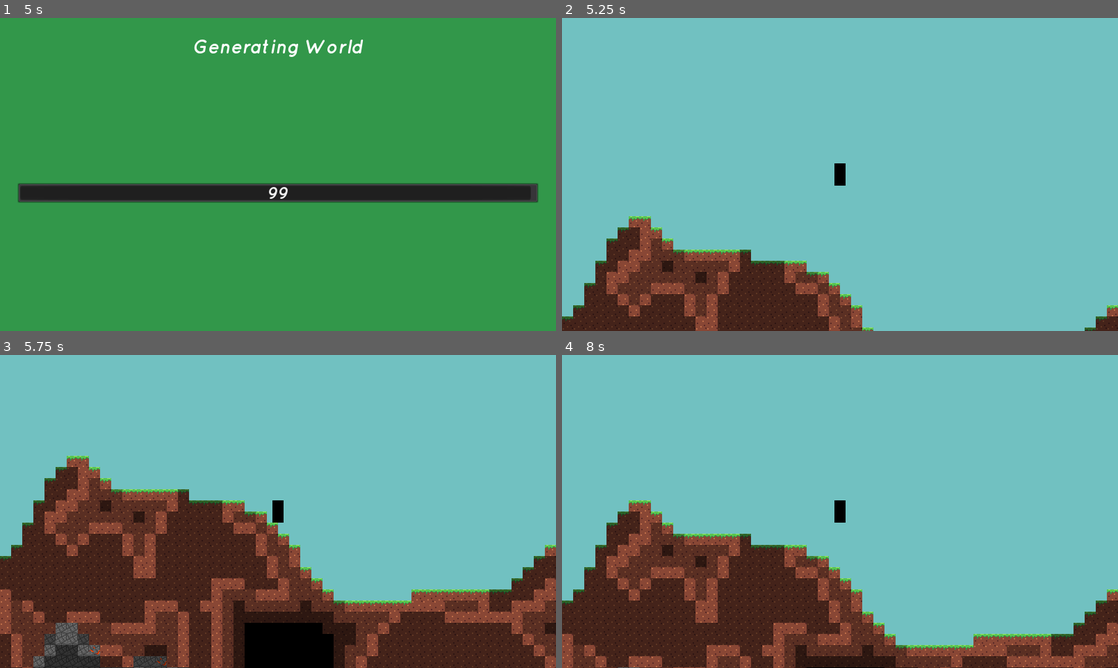
Above: before the commit, frames 1-4 (two rows, left to right).
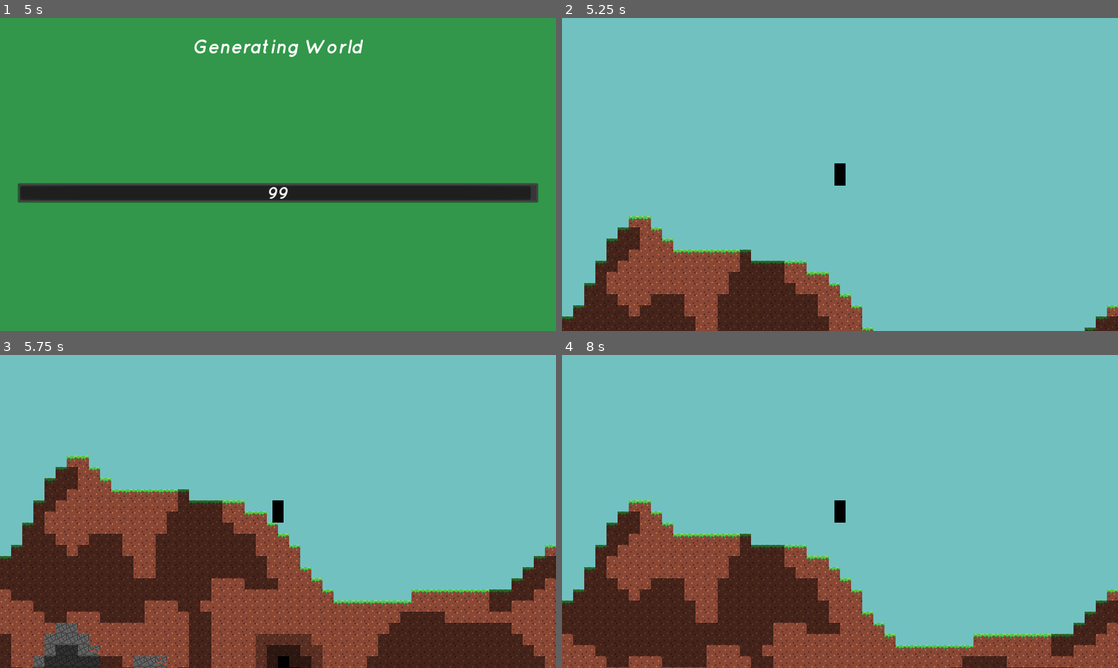
Above: after the commit, the same moments.

Repository: Kerbalistic-coder/Lareata
Game: Godot game, scene res://World/World.tscn
Two runs of this game, one before a commit and one after it. Both use one fixed random seed, a clock stepped at 60 frames per second and the inputs below.
Inputs (mouse positions are in pixels of both pictures, inside the frame that each line leads up to):
- Up to frame 1 (5 s): click "New Game" at 0.5 s; move the mouse to (400, 158) at 1.27 s; move the mouse to (166, 190) at 2.02 s; move the mouse to (333, 105) at 2.77 s; move the mouse to (250, 237) at 3.52 s; move the mouse to (444, 221) at 4.27 s
- Up to frame 2 (5.25 s): move the mouse to (673, 127) at 5.02 s
- Up to frame 3 (5.75 s): no input
- Up to frame 4 (8 s): move the mouse to (867, 511) at 5.77 s; tap Enter at 6.5 s; move the mouse to (756, 433) at 6.52 s; tap Space at 7.25 s; move the mouse to (962, 495) at 7.27 s

Frame 1 is identical in both runs. In frame 2, 2.6% of the frame differs, in the area x 10-54%, y 70-100%; in frame 3, 12%, in the area x 2-100%, y 39-100%; in frame 4, 6.1%.

Commit message:
fix cave lighting

Diff:
--- a/Lareata/World/Mapgen.gd
+++ b/Lareata/World/Mapgen.gd
@@ -146,20 +146,24 @@
 		for yrel in range(0, y1 - y0):
 			if str(get_light_map(x0 + xrel, y0 + yrel)) != "light":
 				var buddies = [3,3,3,3,3,3,3,3]
-				buddies[0] = get_light_map(x0 + xrel - 1, y0 + yrel - 1)
+				var natural_glimmers = 0
+				natural_glimmers = .2
+				buddies[0] = get_light_map(x0 + xrel - 1, y0 + yrel - 1 + natural_glimmers)
 				buddies[1] = get_light_map(x0 + xrel - 1, y0 + yrel)
-				buddies[2] = get_light_map(x0 + xrel - 1, y0 + yrel + 1)
-				buddies[3] = get_light_map(x0 + xrel, y0 + yrel - 1)
-				buddies[4] = get_light_map(x0 + xrel, y0 + yrel + 1)
-				buddies[5] = get_light_map(x0 + xrel + 1, y0 + yrel - 1)
-				buddies[6] = get_light_map(x0 + xrel + 1, y0 + yrel)
-				buddies[7] = get_light_map(x0 + xrel + 1, y0 + yrel +1)
+				buddies[2] = get_light_map(x0 + xrel - 1, y0 + yrel + 1 + natural_glimmers)
+				natural_glimmers = .1
+				buddies[3] = get_light_map(x0 + xrel, y0 + yrel - 1 + natural_glimmers)
+				buddies[4] = get_light_map(x0 + xrel, y0 + yrel + 1 + natural_glimmers)
+				buddies[5] = get_light_map(x0 + xrel + 1, y0 + yrel - 1 + natural_glimmers)
+				natural_glimmers = .5
+				buddies[6] = get_light_map(x0 + xrel + 1, y0 + yrel + natural_glimmers)
+				buddies[7] = get_light_map(x0 + xrel + 1, y0 + yrel +1 + natural_glimmers)
 
 				var average
 
 				average = buddies.min()
 				if "light" in buddies:
-					average = 0
+					average = -3
 				average = average
 				var buddies_has_transparent = false
 				if (get_map(x0 + xrel - 1, y0 + yrel) in transparent_blocks) or (get_map(x0 + xrel + 1, y0 + yrel) in transparent_blocks) or (get_map(x0 + xrel - 1, y0 + yrel - 1) in transparent_blocks) or (get_map(x0 + xrel, y0 + yrel + 1) in transparent_blocks):
